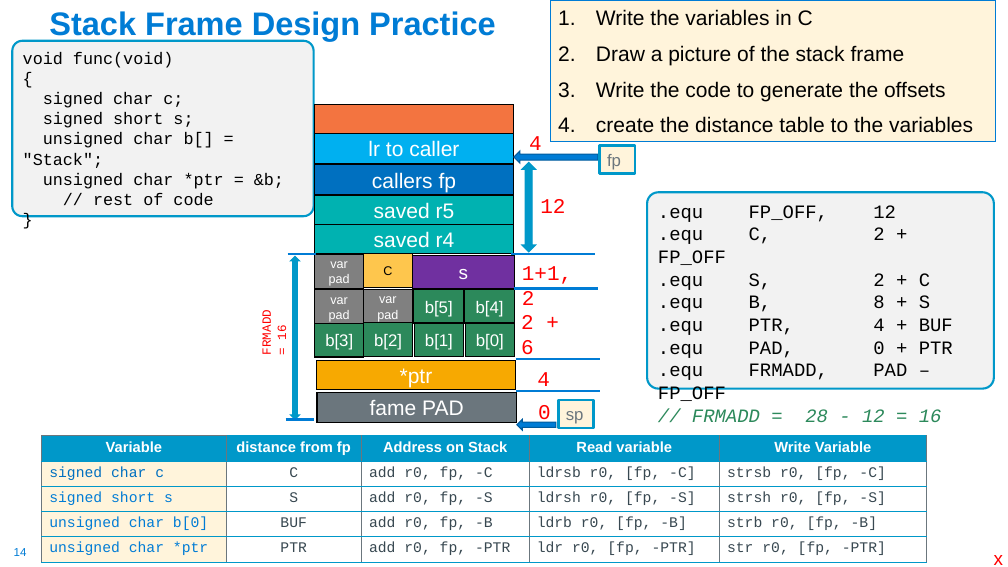
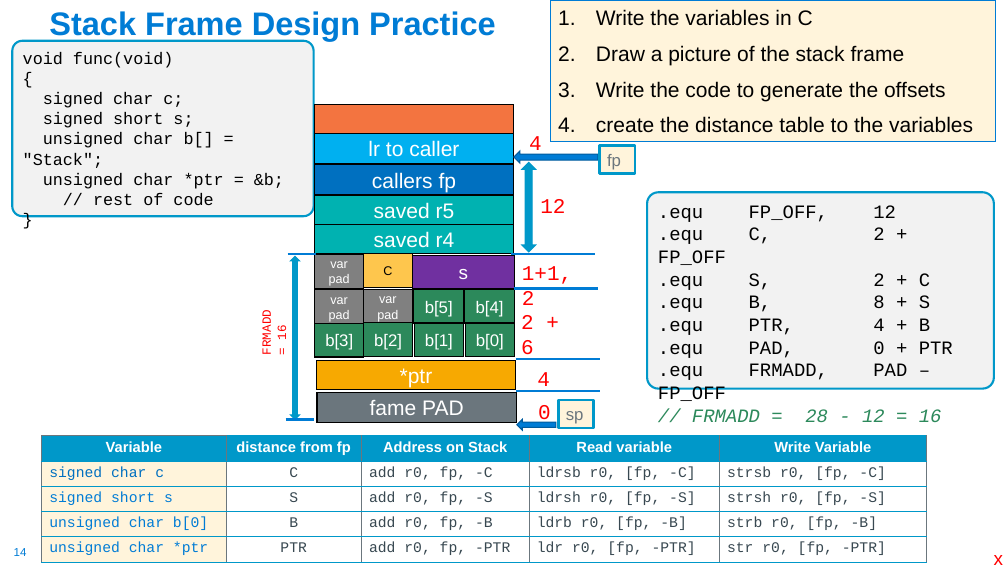
Before and after one commit to cse30-sp24/Muller-Slides, a slide deck: slide 14 of Lecture-18.pptx. Drawn at 1008x567 pixels with LibreOffice and Linux fonts; fonts in the diff are those of the drawing. Boxes give left, top, right and bottom in pixels: in the first picture for what was removed or moved away, otherwise in the second. Text is boxed around its words. In the diff, an @@ line names an element or a change of style, - is before the commit and + after.

```diff
--- a/Lecture-18.pptx
+++ b/Lecture-18.pptx
@@ text in rounded rectangle at [658, 318, 930, 335]: text changed @@
-.equ PTR, 4 + BUF
+.equ PTR, 4 + B
@@ table at [42, 436, 927, 562] @@
-row 4, column 2: BUF
+row 4, column 2: B
```
Also in this commit, not shown: 2 other slides changed, 1 other file.
